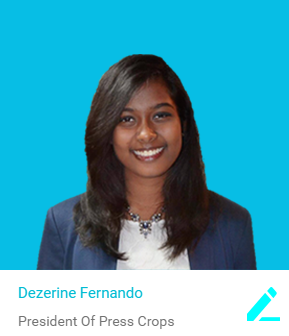
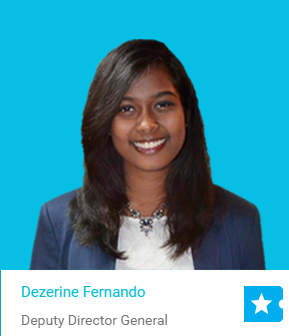
The second w=289, h=336 image is a revision of the first. Changes to its layers:
added layer "Layer 3" above "Layer 2" over [0,270,175,336]
painted on "Layer 2" over [29,39,267,270]
painted on "Shape 1" over [244,286,283,322]
